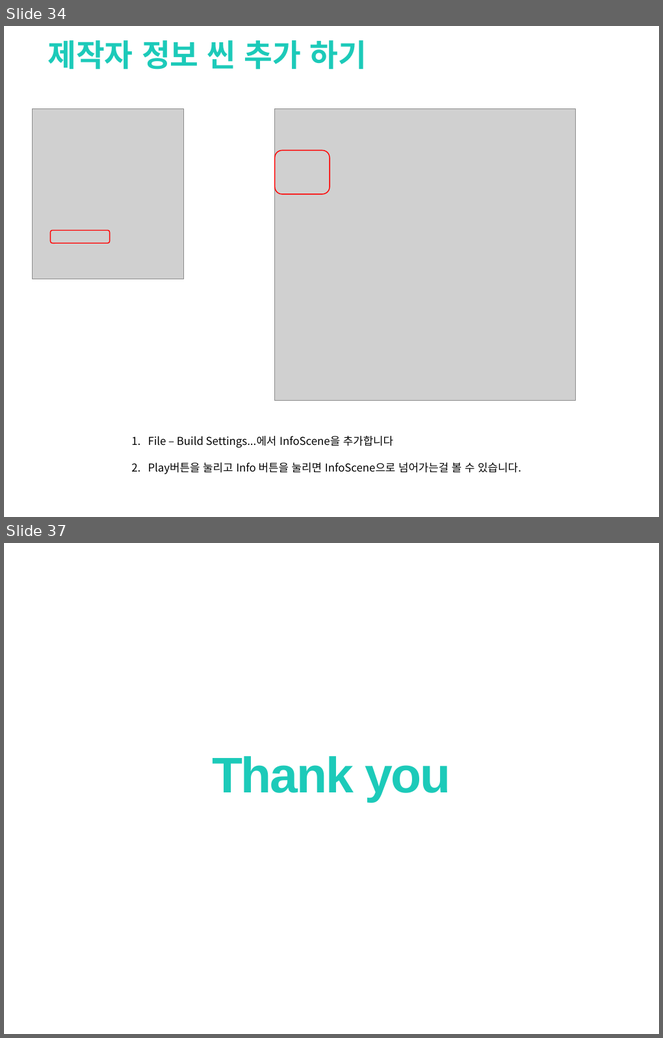
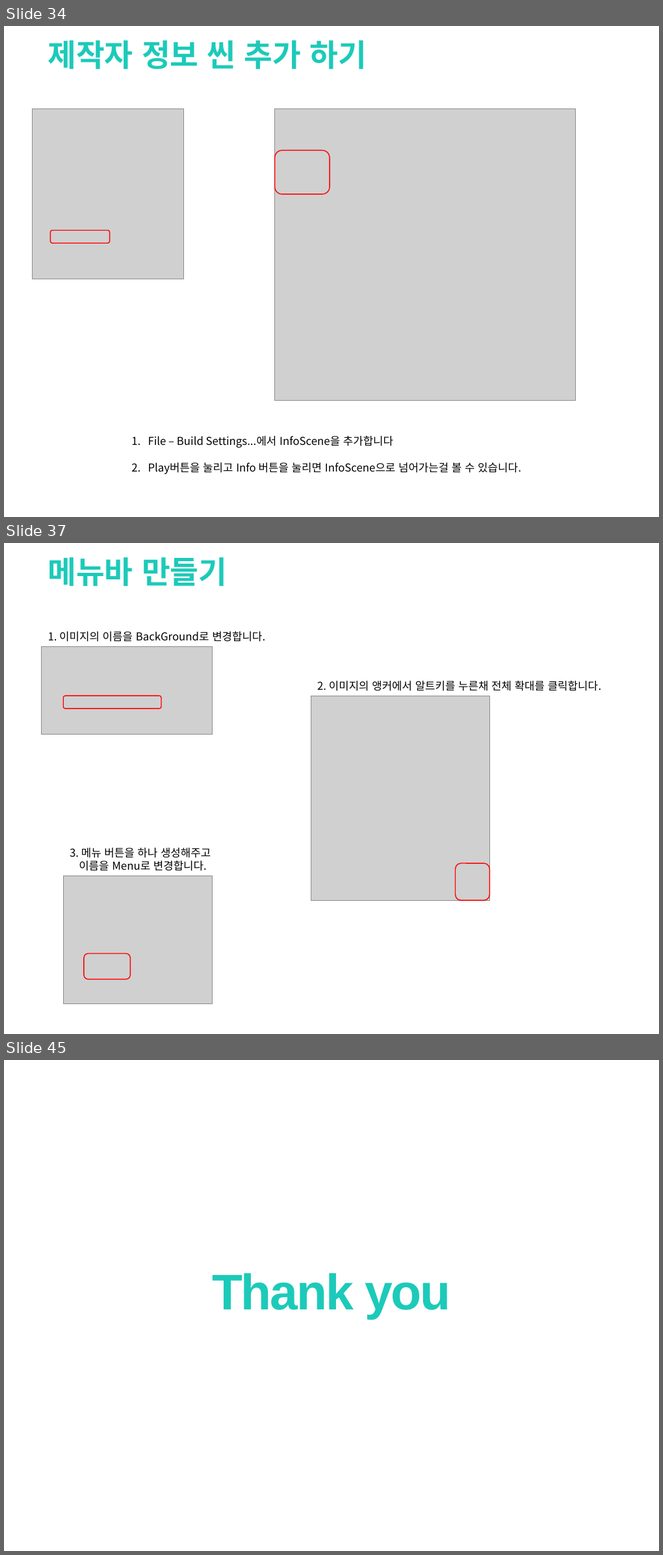
Before and after one commit to clianor/Unity-Final-Project, a slide deck: 기말과제.pptx. Shown one above the other, each under a label of ours: slides 34 and 37 before the commit, slides 34, 37 and 45 after it; the slides between them are not shown. The pictures are 663x1038 and 663x1555 pixels, drawn with LibreOffice and Linux fonts; fonts in the diff are those of the drawing; grey boxes stand for pictures; background and template pictures are left out. Boxes give left, top, right and bottom in pixels: in the first picture for what was removed or moved away, otherwise in the second. Text is boxed around its words. In the diff, an @@ line names an element or a change of style, - is before the commit and + after.

```diff
--- a/기말과제.pptx
+++ b/기말과제.pptx
@@ slide 37 added at (4,543,659,1034), background picture (left out) @@
@@ text added at (48,557,227,587), 34 pt, text #1CCAB9, bold @@
+메뉴바 만들기
@@ text added at (48,631,265,642), 12 pt, text #000000 @@
+1. 이미지의 이름을 BackGround로 변경합니다.
@@ picture added at (41,646,213,734) @@
@@ rounded rectangle added at (64,696,162,709), outline #FF0000 1 pt @@
@@ picture added at (311,696,490,900) @@
@@ text added at (317,681,601,691), 12 pt, text #000000 @@
+2. 이미지의 앵커에서 알트키를 누른채 전체 확대를 클릭합니다.
@@ text added at (70,848,211,871), 12 pt, text #000000 @@
+3. 메뉴 버튼을 하나 생성해주고
+이름을 Menu로 변경합니다.
@@ rounded rectangle added at (456,863,490,901), outline #FF0000 1 pt @@
@@ picture added at (64,876,213,1005) @@
@@ rounded rectangle added at (84,954,131,979), outline #FF0000 1 pt @@
@@ what was slide 37 is now slide 45 @@
```
Also in this commit, not shown: 1 slide changed, 8 other slides added, 1 slide removed, 16 other files.
